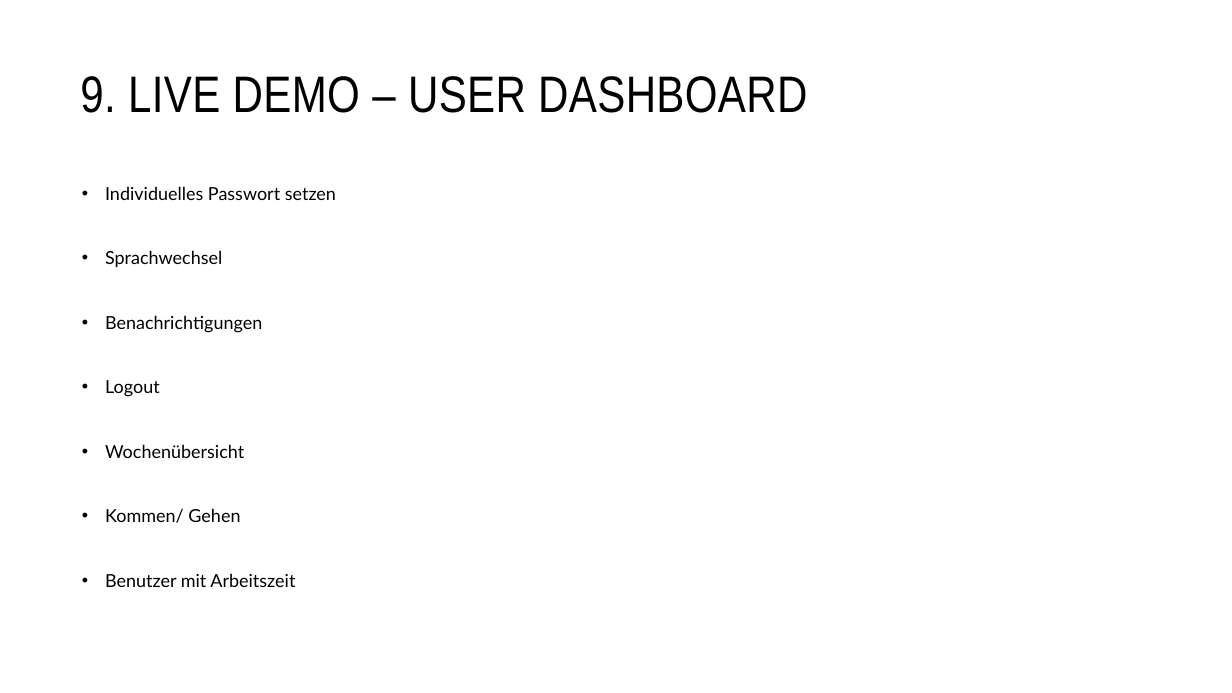
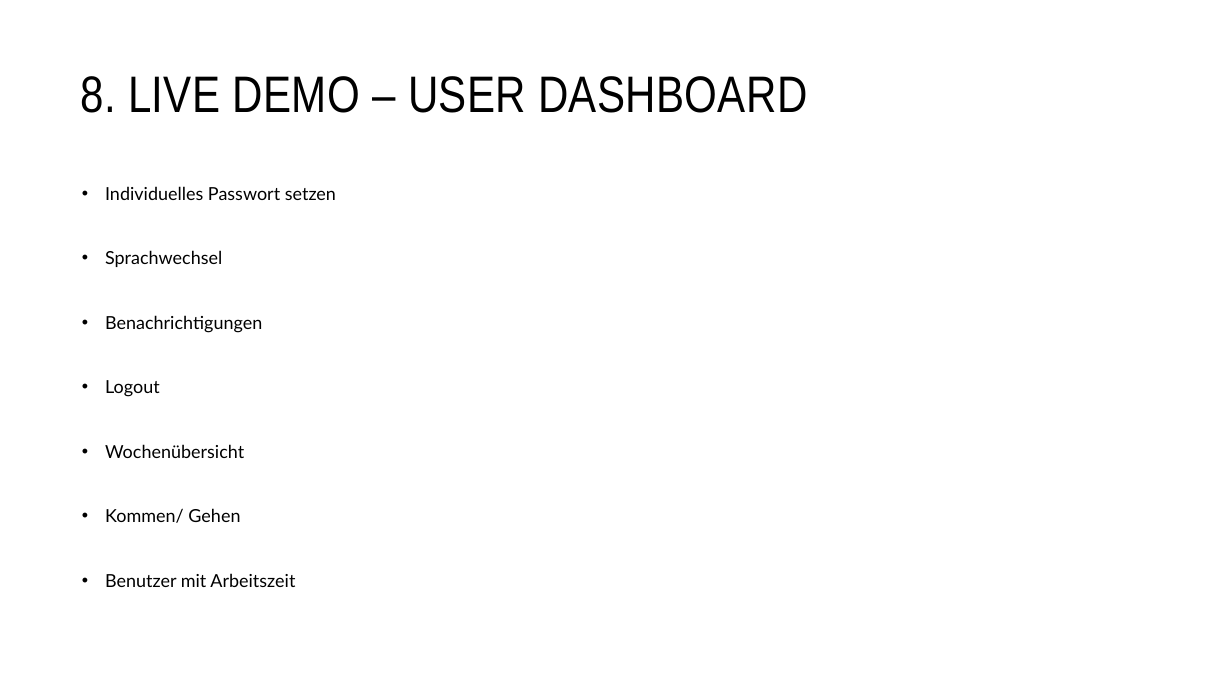
Before and after one commit to malu254/Eifrige-Otter-PM, a slide deck: slide 19 of Abgabe/Dokumentation/Präsentation.pptx (slide 23 before the commit). Drawn at 1232x693 pixels with LibreOffice and Linux fonts; fonts in the diff are those of the drawing. Boxes give left, top, right and bottom in pixels: in the first picture for what was removed or moved away, otherwise in the second. Text is boxed around its words. In the diff, an @@ line names an element or a change of style, - is before the commit and + after.

```diff
--- a/Abgabe/Dokumentation/Präsentation.pptx
+++ b/Abgabe/Dokumentation/Präsentation.pptx
@@ title at (80, 76, 807, 113): text changed @@
-9. LIVE DEMO – USER DASHBOARD
+8. LIVE DEMO – USER DASHBOARD
```
Also in this commit, not shown: 7 other slides changed, 3 slides added, 5 slides removed, 3 other files.
